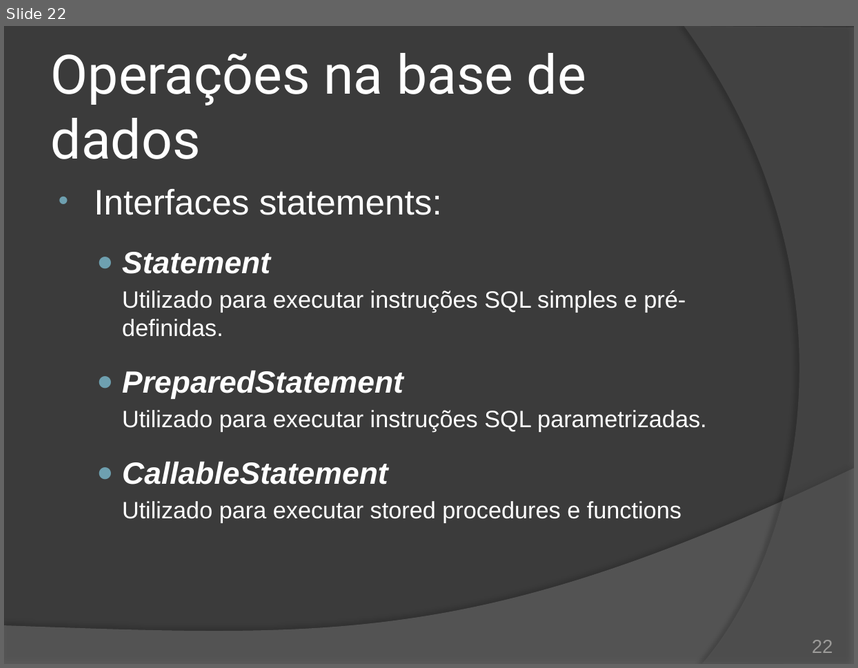
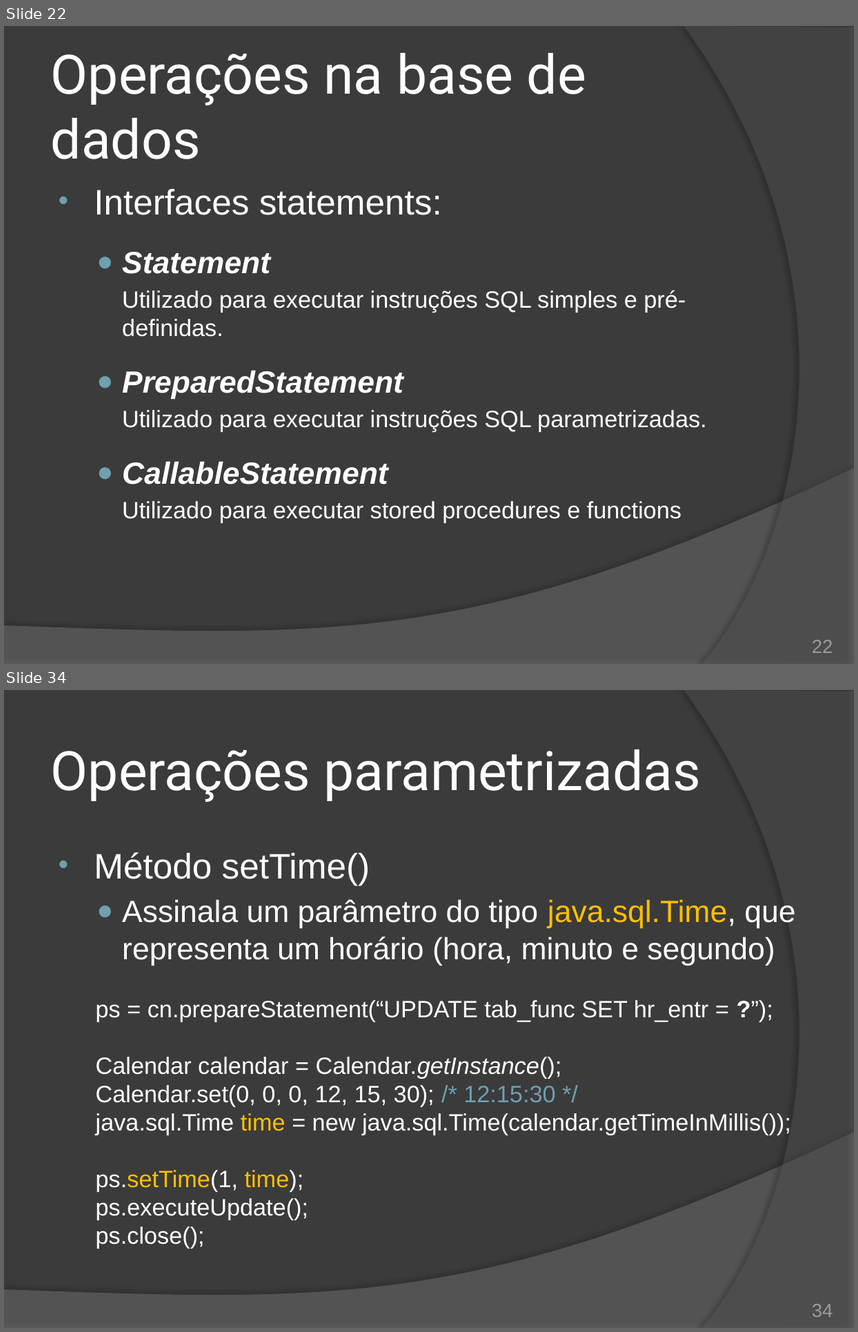
Before and after one commit to duchesqui/slzvieira-training, a slide deck: 2-Java-Programmer-Modulo-II/19.Capitulo11.pptx. Shown one above the other, each under a label of ours: slide 22 before the commit, slides 22 and 34 after it; the slides between them are not shown. The pictures are 858x668 and 858x1332 pixels, drawn with LibreOffice and Linux fonts; fonts in the diff are those of the drawing. Boxes give left, top, right and bottom in pixels: in the first picture for what was removed or moved away, otherwise in the second. Text is boxed around its words. In the diff, an @@ line names an element or a change of style, - is before the commit and + after.

```diff
--- a/2-Java-Programmer-Modulo-II/19.Capitulo11.pptx
+++ b/2-Java-Programmer-Modulo-II/19.Capitulo11.pptx
@@ slide 34 added at <box>4,690,854,1328</box>, background #3B3B3B; not listed: 2 template elements that a slide beside it also shows @@
@@ title added at <box>51,749,700,802</box>, 46 pt, text #FFFFFF @@
+Operações parametrizadas
@@ text added at <box>94,852,795,1248</box>, 20 pt, text #FFFFFF @@
+• Método setTime()
+  ● Assinala um parâmetro do tipo java.sql.Time, que representa um horário (hora, minuto e segundo)
+  ps = cn.prepareStatement(“UPDATE tab_func SET hr_entr = ?”);
+  Calendar calendar = Calendar.getInstance();
+  Calendar.set(0, 0, 0, 12, 15, 30); /* 12:15:30 */
+  java.sql.Time time = new java.sql.Time(calendar.getTimeInMillis());
+  ps.setTime(1, time);
+  ps.executeUpdate();
+  ps.close();
@@ page number added at <box>812,1303,833,1317</box>, 16 pt, text #9D9B9A @@
+34
```
Also in this commit, not shown: 12 slides changed, 19 other slides added, 2 slides removed, 2 other files.
